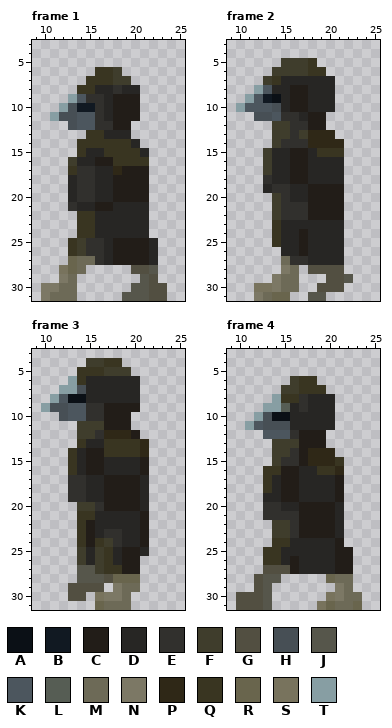
Pixel-art file -- assets/images/spr_capman_new_left.aseprite. The picture above is the old version.
32x32 pixels, 6 frames. Colours within 5 levels of each other are drawn and written as one. Shown: frame 1: x 9..25, y 3..31; frame 2: x 9..25, y 3..31; frame 3: x 9..25, y 3..31; frame 4: x 9..25, y 3..31. The commit also changed other frames, which this record leaves out.
Palette (. is transparent): A #0b1016  B #111922  C #221d18  D #272624  E #31302d  F #3f3d2c  G #524f41  H #474f55  J #56564b  K #4c565e  L #565d54  M #6d6a57  N #7c7865  P #2f2817  Q #393521  R #69654d  S #78735d  T #879ea3
The same view after the edit:
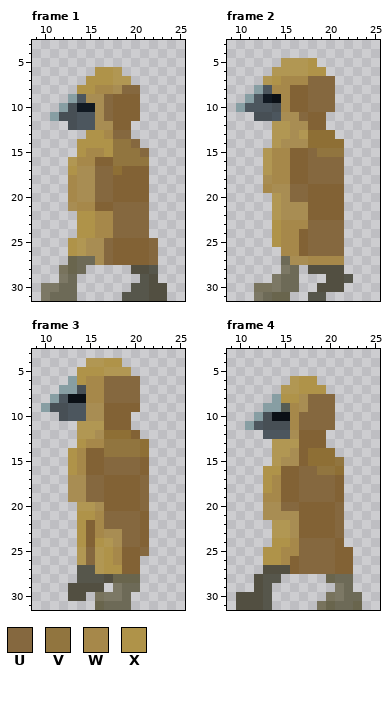
Colours new in this view: U #85683f  V #91753f  W #a6884a  X #af9349
Commit message: Recolored capman sprites to stand out better
Change:
colour C: #221d18 -> #826235
colour E: #31302d -> #a88d53
colour F: #3f3d2c -> #b19753
colour P: #2f2817 -> #8e6f35
Changed rows in their new state; - is a pixel that keeps its letter.
Frame 1, layer "base color & form":
first column x 13:
 6 ---XX-----
 7 --XXX-----
 8 -XXWW-UU--
 9 ----U-----
10 ----U-----
11 ----U-----
13 --XXWUU---
14 -XXXXVVU--
15 -XWWXVVVU-
16 -WW--VVVV-
17 X--UU-----
18 W--UU-----
19 W--UU-----
20 W--UU-----
21 -WW--UUUU-
22 -XXWWUUUU-
23 -XXWWUUUU-
24 -XXWWUUUU-
25 X---U----U
26 X---U----U
27 ----U----U
Frame 2, layer "base color & form":
first column x 14:
 5 ----X--
 6 ----XX-
 7 XWWWUUU
 8 WW--UUU
 9 -W--UUU
10 -W--UUU
11 ---U---
first column x 13:
15 -WW--UVVV
16 -WW--UUUU
17 -WW--UUUU
18 -WW--UUUU
19 W--UU----
20 ---UU----
23 -XWWWUUUU
24 -XWW-UUUU
25 -XWW-UUUU
26 --WW-UUUU
27 -----WWWW
Frame 3, layer "base color & form":
first column x 14:
 4 ---XX--
 5 XXX----
 6 XWWUUUU
 7 -WWUUUU
 8 -WWUUUU
first column x 13:
13 -XWWVVVV-
14 XW--VVVV-
15 XW--UUUU-
16 XW--UUUU-
17 --UU----U
18 --UU----U
19 --UU----U
20 --------U
21 -XXWUUUU-
22 -X-WUUUU-
23 -X-W--UU-
24 -X-X--UU-
25 --U-XW--U
26 --U-XW---
27 ----XX---
Frame 4, layer "base color & form":
first column x 15:
 6 --XX--
 7 --XXX-
 8 XX-UUU
 9 -W-UUU
10 -WUUUU
11 -WUUUU
first column x 13:
15 --------V
16 XX--UUVV-
17 XW--UUUU-
18 XW--UUUU-
19 WW--UUUU-
20 --UU----U
21 --------U
22 --------U
23 --------U
24 -XXWUUUU-
25 XXWWUUUU-
26 XXW-UUUU-
27 ----UUUU-
Changed places in both pictures, as pixel boxes (x1, y1, x2, y2):
changed: (68, 67, 158, 265)
changed: (263, 58, 344, 265)
changed: (68, 358, 149, 574)
changed: (263, 376, 353, 574)
